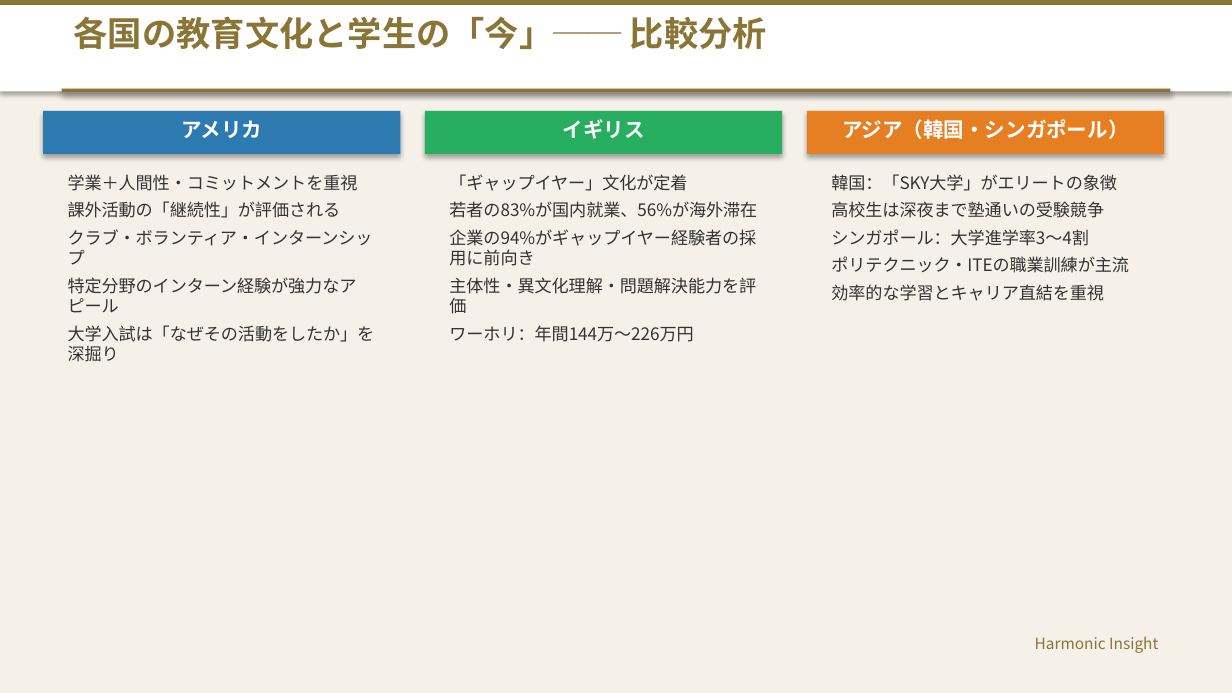
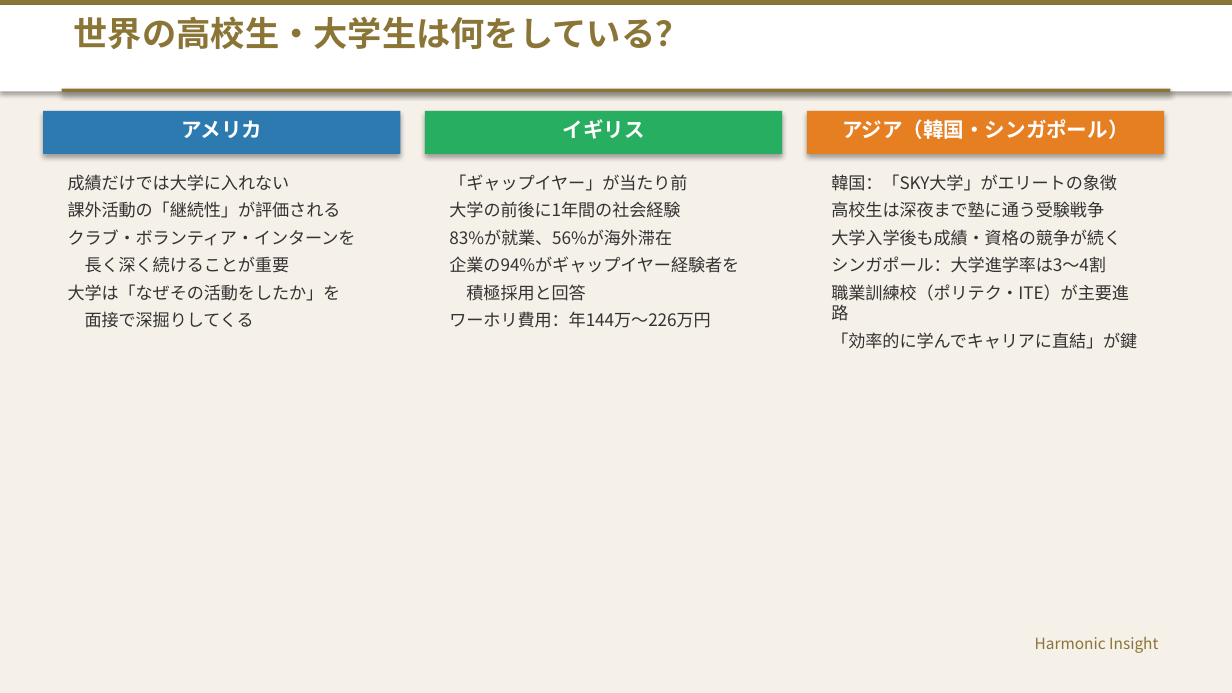
Before and after one commit to HarmonicInsight/Movie_Contents, a slide deck: slide 5 of 海外学習_留学_グローバルオンライン教育_プレゼンテーション.pptx (slide 7 before the commit). Drawn at 1232x693 pixels with LibreOffice and Linux fonts; fonts in the diff are those of the drawing. Boxes give left, top, right and bottom in pixels: in the first picture for what was removed or moved away, otherwise in the second. Text is boxed around its words. In the diff, an @@ line names an element or a change of style, - is before the commit and + after.

```diff
--- a/海外学習_留学_グローバルオンライン教育_プレゼンテーション.pptx
+++ b/海外学習_留学_グローバルオンライン教育_プレゼンテーション.pptx
@@ text at [74,16,690,49]: text changed @@
-各国の教育文化と学生の「今」── 比較分析
+世界の高校生・大学生は何をしている？
@@ text at [68,174,290,191]: text changed @@
-学業＋人間性・コミットメントを重視
+成績だけでは大学に入れない
@@ text at [449,174,739,328]: text changed @@
-「ギャップイヤー」文化が定着
-若者の83%が国内就業、56%が海外滞在
-企業の94%がギャップイヤー経験者の採用に前向き
-主体性・異文化理解・問題解決能力を評価
-ワーホリ：年間144万〜226万円
+「ギャップイヤー」が当たり前
+大学の前後に1年間の社会経験
+83%が就業、56%が海外滞在
+企業の94%がギャップイヤー経験者を
+積極採用と回答
+ワーホリ費用：年144万〜226万円
@@ text at [831,201,1137,349]: text changed @@
-高校生は深夜まで塾通いの受験競争
-シンガポール：大学進学率3〜4割
-ポリテクニック・ITEの職業訓練が主流
-効率的な学習とキャリア直結を重視
+高校生は深夜まで塾に通う受験戦争
+大学入学後も成績・資格の競争が続く
+シンガポール：大学進学率は3〜4割
+職業訓練校（ポリテク・ITE）が主要進路
+「効率的に学んでキャリアに直結」が鍵
@@ text at [68,229,356,328]: text changed @@
-クラブ・ボランティア・インターンシップ
-特定分野のインターン経験が強力なアピール
-大学入試は「なぜその活動をしたか」を深掘り
+クラブ・ボランティア・インターンを
+長く深く続けることが重要
+大学は「なぜその活動をしたか」を
+面接で深掘りしてくる
```
Also in this commit, not shown: 13 other slides changed, 2 slides added, 14 slides removed, 1 other file.
